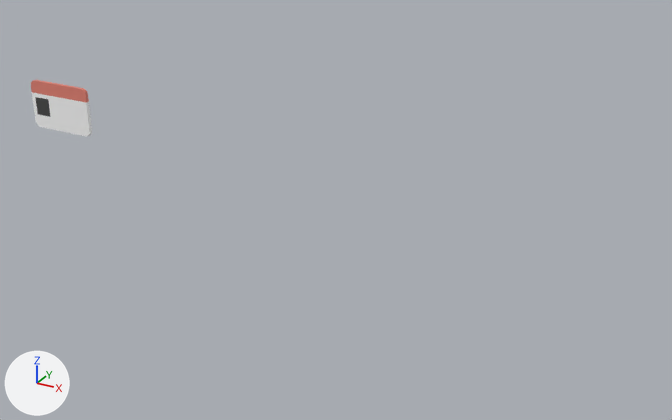
Before and after pictures for a commit that changed the glTF model assets/glTF/props.glb.
Before and after are seen from a 50 mm lens placed at (6.94, -11.72, 2.67), pointed at (4.04, -6.46, 0.04). The axes (+X, +Y, +Z) are drawn at lower left. The lights are the same throughout.

The scene before the commit, as lines of its bpy script (objects in view):
```python
me_cube_006 = bpy.data.meshes.new('Cube.006')
me_cube_006.from_pydata(...)  # 46 vertices, 88 faces; spans x -0.294..0.294, y -0.013..0.013, z -0.197..0.197
# faces by material slot: [35, 51, 2]
me_cube_006.materials.append(mat_material_012)  # pink #e78475
me_cube_006.materials.append(mat_carrelage)  # white #ffffff
me_cube_006.materials.append(mat_mortier)  # dark grey #484848
ob_cube_008 = bpy.data.objects.new('Cube.008', me_cube_006)
ob_cube_008.location = (1.511, -6.455, 0.403)
```
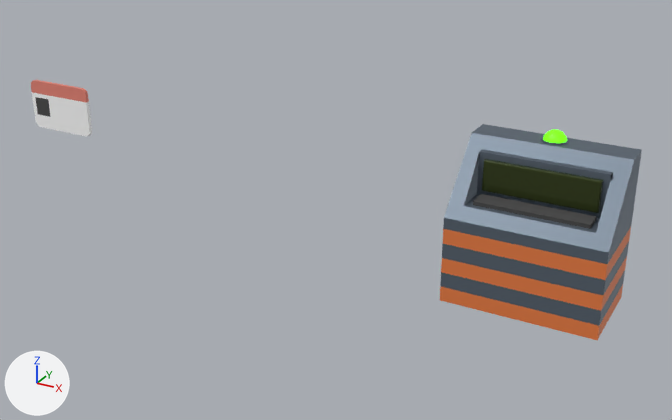
What differs and where, as boxes [x1, y1, x2, y2] in the pictures (672 x 420 px):
'Cube.009', added
    after: [440, 124, 642, 340]
    faces in mat_metallic (blue #66727f): [440, 124, 642, 326]
    faces in mat_orange (orange #e77c41): [440, 227, 631, 340]
    faces in mat_material_013 (dark green #3d4821): [482, 159, 603, 213]
    faces in mat_mortier (dark grey #484848): [473, 194, 597, 229]
    faces in mat_material_002 (green #40e700): [543, 129, 567, 143]

Patch to the scene script:
```diff
--- a/assets/glTF/props.glb.py
+++ b/assets/glTF/props.glb.py
@@ mat_material_013 @@
+mat_material_013 = principled_material('Material.013')
+mat_material_013.base_color = (0.0471, 0.0656, 0.015)  # dark green #3d4821
+mat_material_013.metallic = 0.457
+mat_material_013.roughness = 0.0827
@@ mat_material_002 @@
+mat_material_002 = principled_material('Material.002')
+mat_material_002.base_color = (0.0508, 0.8, 0.0)  # green #40e700
+mat_material_002.emission_color = (0.0978, 1.0, 0.0)  # green #58ff00
+mat_material_002.emission_strength = 2.0
@@ mat_metallic @@
+mat_metallic = principled_material('Metallic')
+mat_metallic.base_color = (0.133, 0.17, 0.214)  # blue #66737f
+mat_metallic.metallic = 0.5
@@ mat_orange @@
+mat_orange = principled_material('Orange')
+mat_orange.base_color = (0.8, 0.201, 0.0526)  # orange #e77c41
@@ me_cube_011 @@
+me_cube_011.from_pydata(...)  # 399 vertices, 760 faces; spans x -0.5..0.5, y -0.399..0.195, z -0.5..0.569
+# faces by material slot: [268, 36, 34, 6, 416]
+me_cube_011.materials.append(mat_metallic)  # blue #66737f
+me_cube_011.materials.append(mat_orange)  # orange #e77c41
+me_cube_011.materials.append(mat_material_013)  # dark green #3d4821
+me_cube_011.materials.append(mat_mortier)  # dark grey #484848
+me_cube_011.materials.append(mat_material_002)  # green #40e700
@@ ob_cube_009 @@
+ob_cube_009 = bpy.data.objects.new('Cube.009', me_cube_011)
+ob_cube_009.location = (5.511, -6.455, 0.272)
```
